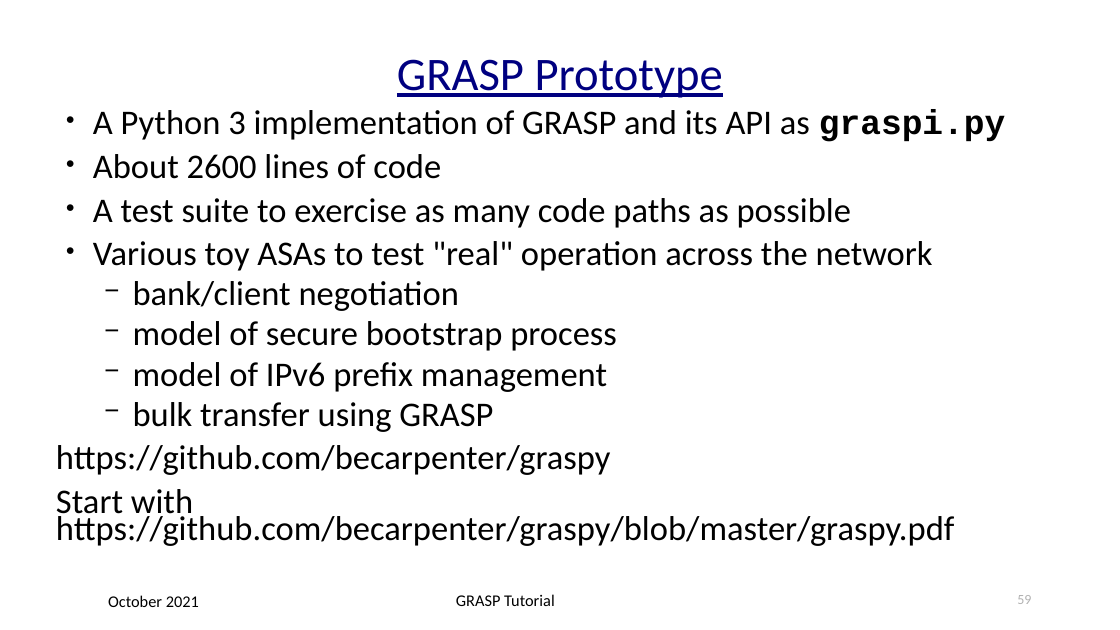
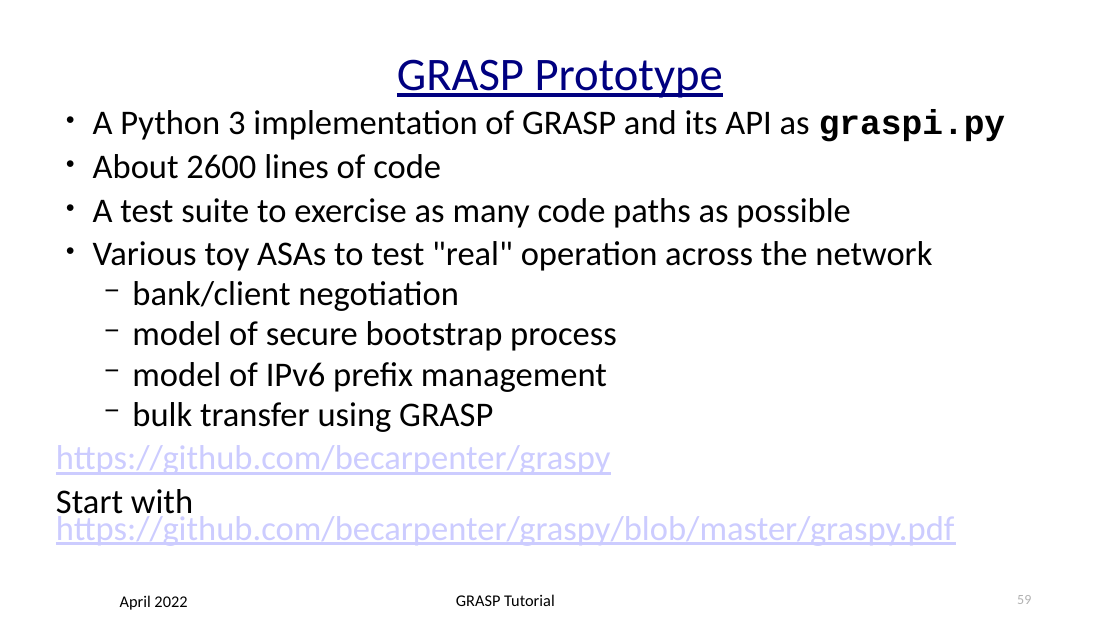
Before and after one commit to becarpenter/graspdoc, a slide deck: slide 59 of GRASP-tutorial.ppt. Drawn at 1120x630 pixels with LibreOffice and Linux fonts; fonts in the diff are those of the drawing. Boxes give left, top, right and bottom in pixels: in the first picture for what was removed or moved away, otherwise in the second. Text is boxed around its words. In the diff, an @@ line names an element or a change of style, - is before the commit and + after.

```diff
--- a/GRASP-tutorial.ppt
+++ b/GRASP-tutorial.ppt
@@ text at box(56, 281, 954, 546): text colour #000000 to #CCCCFF, underline on in "https://github.com/becarpenter/graspy", "https://github.com/becarpenter/graspy/blob/master/graspy.pdf"; indent changed @@
@@ text removed at box(108, 595, 199, 607) @@
-October 2021
@@ text added at box(120, 595, 187, 610), 14 pt, text #000000 @@
+April 2022
```
Also in this commit, not shown: 59 other slides changed, 5 other files.
